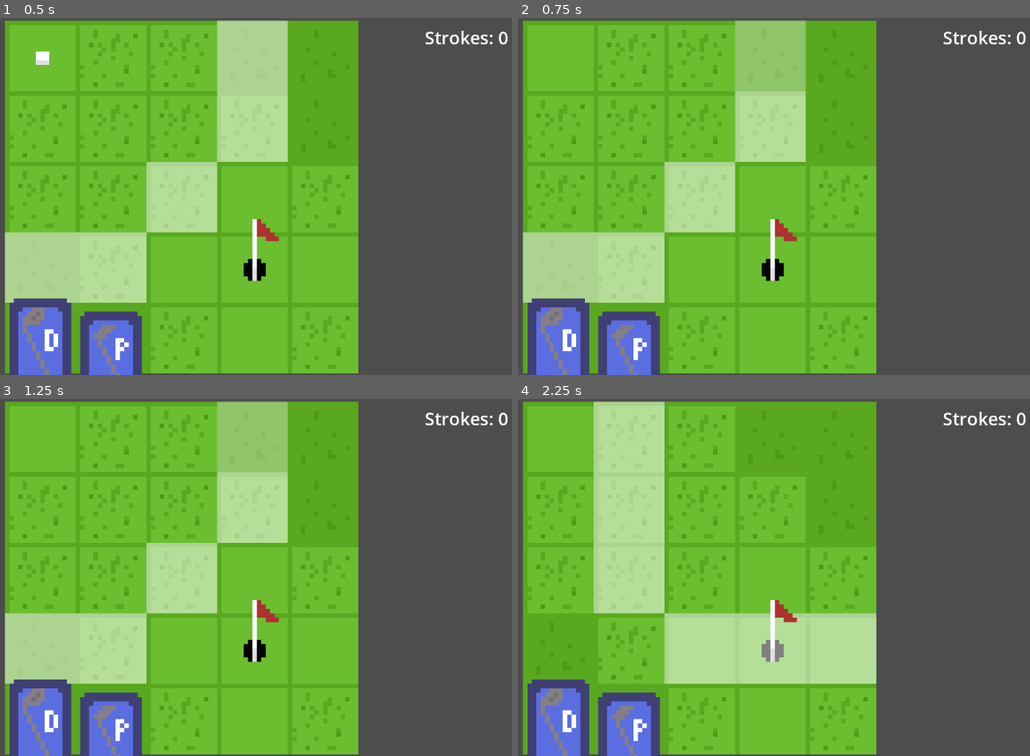
Above: before the commit, frames 1-4 (two rows, left to right).
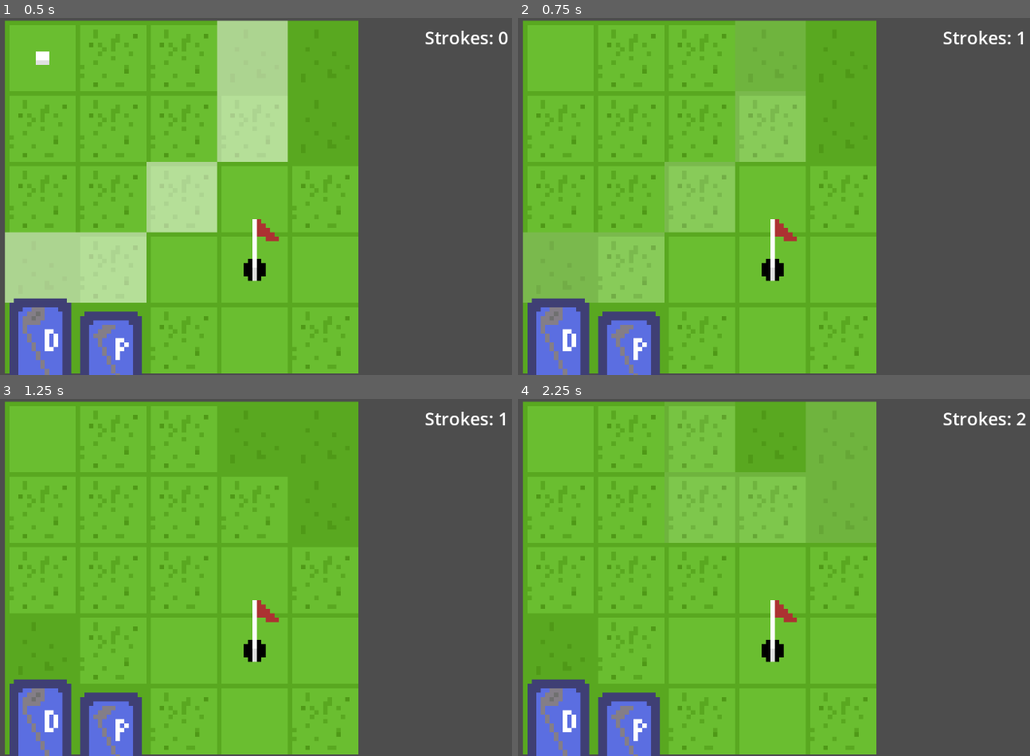
Above: after the commit, the same moments.

Repository: sans-glitch/GameJam3
Game: Godot game, scene res://scenes/game.tscn
Same seed, same stepped clock (60 frames per second), same inputs: the game is played once before the commit and once after it.
Inputs (mouse positions are in pixels of both pictures, inside the frame that each line leads up to):
- Up to frame 1 (0.5 s): no input
- Up to frame 2 (0.75 s): click (768, 57) at 0.52 s
- Up to frame 3 (1.25 s): no input
- Up to frame 4 (2.25 s): click (768, 506) at 1.27 s; click (697, 438) at 2 s

Frame 1 is identical in both runs. In frame 2, 14% of the frame differs, in the area x 0-100%, y 0-80%; in frame 3, 14%; in frame 4, 27%, in the area x 14-100%, y 0-80%.

Commit message:
Added clubs and sounds and stroke num

Diff:
--- a/scripts/game.gd
+++ b/scripts/game.gd
@@ -4,6 +4,7 @@
 var ball_pos : Vector2i
 var curr_club_dist
 var hole_pos : Vector2i
+var strokes : int
 # Called when the node enters the scene tree for the first time.
 func _ready() -> void:
 	shot_selected.connect(_on_shot_selected)
@@ -20,25 +21,58 @@
 func _process(delta: float) -> void:
 	$GolfBall.position = Vector2(ball_pos) * 16 * $Course.scale
 	if ball_pos == hole_pos:
+		AudioManager.play('res://assets/sounds/hole.wav')
 		get_tree().reload_current_scene()
+	$StrokeLabel.text = "Strokes: " + str(strokes)
 
 func _on_shot_selected(coords : Vector2i):
-	AudioManager.play('res://assets/sounds/driver_shot.wav')
-	await animate_shot(coords)
+	strokes += 1
+	clear_shot_circle(true)
+	if curr_club_dist == 3:
+		AudioManager.play('res://assets/sounds/driver_shot.wav')
+		await animate_driver_shot(coords)
+	elif curr_club_dist == 1:
+		AudioManager.play('res://assets/sounds/putt.wav')
+		await animate_putter_shot(coords)
 	ball_pos = coords
-	gen_shot_circle(curr_club_dist - $Course.get_tile_terrain_num(ball_pos))
-#
+	gen_shot_circle(max(0, curr_club_dist - $Course.get_tile_terrain_num(ball_pos)))
+
+func _input(event: InputEvent) -> void:
+	if Input.is_action_just_pressed("putter"):
+		curr_club_dist = 1
+		clear_shot_circle(false)
+		gen_shot_circle(max(0, curr_club_dist - $Course.get_tile_terrain_num(ball_pos)))
+	if Input.is_action_just_pressed("driver"):
+		curr_club_dist = 3
+		clear_shot_circle(false)
+		gen_shot_circle(max(0, curr_club_dist - $Course.get_tile_terrain_num(ball_pos)))
+
+func clear_shot_circle(animate : bool):
+	var tween = get_tree().create_tween().set_parallel()
+	var button_arr : Array
+	for child in get_children():
+		if child.is_in_group("SelectionTile") and not child.is_in_group("GettingCleared"):
+			child.add_to_group("GettingCleared")
+			button_arr.append(child)
+			tween.tween_property(
+				child,
+				"modulate",
+				Color.TRANSPARENT,
+				0.25
+			)
+	await tween.finished
+	for child in button_arr:
+		if child.is_inside_tree():
+			child.queue_free()
+
 func gen_shot_circle(rad : int):
-	for child in get_children():
-		if child.is_in_group("SelectionTile"):
-			child.queue_free()
 	for row in $Course.tile_array.size():
 		for col in $Course.tile_array[0].size():
 			var dist = ball_pos.distance_to(Vector2i(col, row))
 			if abs(rad - dist) < 0.5:
 				add_child(SelectionTile.new_button(Vector2i(col, row), $Course.scale))
 
-func animate_shot(coords : Vector2i):
+func animate_driver_shot(coords : Vector2i):
 	var tween = get_tree().create_tween()
 	var time_mult = 3
 	tween.set_parallel()
@@ -62,6 +96,18 @@
 	).set_ease(Tween.EASE_IN).set_delay(0.125*time_mult).set_trans(Tween.TRANS_QUAD)
 	await tween.finished
 
+func animate_putter_shot(coords : Vector2i):
+	var tween = get_tree().create_tween()
+	var time_mult = 3
+	tween.set_parallel()
+	tween.tween_property(
+		$GolfBall,
+		":position",
+		(Vector2(coords) * 8 * 16),
+		0.25*time_mult
+	).set_ease(Tween.EASE_OUT).set_trans(Tween.TRANS_QUINT)
+	await tween.finished
+
 func find_hole():
 	for row in $Course.tile_array.size():
 		for col in $Course.tile_array[0].size():
